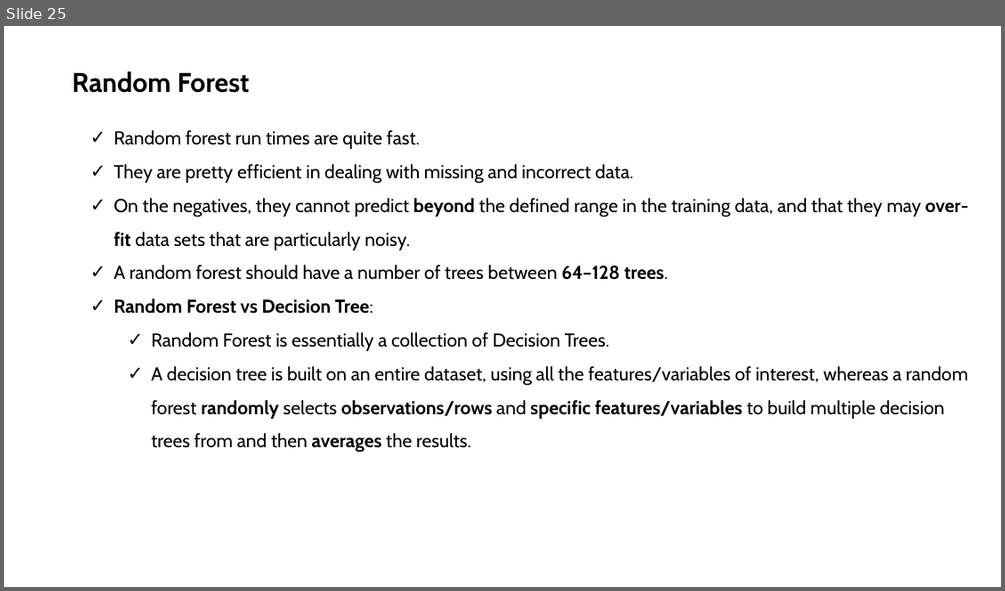
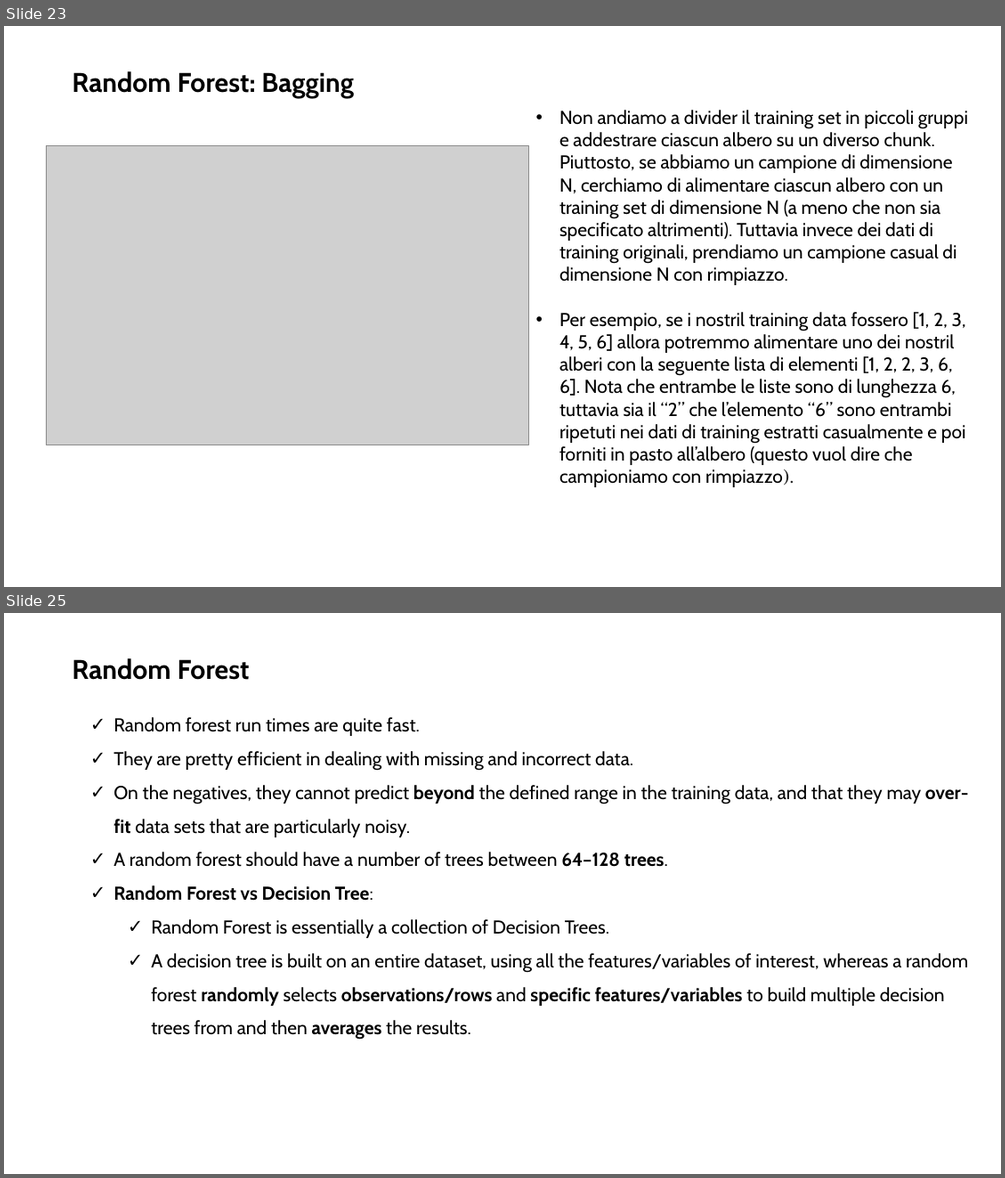
Before and after one commit to neural1977/data_science_interview_material, a slide deck: Machine_Learning/Machine Learning Alberi di Decisione e Random Forest_ita.pptx. Shown one above the other, each under a label of ours: slide 25 before the commit, slides 23 and 25 after it; the slides between them are not shown. The pictures are 1005x591 and 1005x1178 pixels, drawn with LibreOffice and Linux fonts; fonts in the diff are those of the drawing; grey boxes stand for pictures. Boxes give left, top, right and bottom in pixels: in the first picture for what was removed or moved away, otherwise in the second. Text is boxed around its words. In the diff, an @@ line names an element or a change of style, - is before the commit and + after.

```diff
--- a/Machine_Learning/Machine Learning Alberi di Decisione e Random Forest_ita.pptx
+++ b/Machine_Learning/Machine Learning Alberi di Decisione e Random Forest_ita.pptx
@@ slide 23 added at [4,26,1001,587], background #FFFFFF @@
@@ text added at [72,71,354,98], 26 pt, text #000000, bold @@
+Random Forest: Bagging
@@ text added at [559,110,968,487], 18 pt, text #000000 @@
+• Non andiamo a divider il training set in piccoli gruppi e addestrare ciascun albero su un diverso chunk. Piuttosto, se abbiamo un campione di dimensione N, cerchiamo di alimentare ciascun albero con un training set di dimensione N (a meno che non sia specificato altrimenti). Tuttavia invece dei dati di training originali, prendiamo un campione casual di dimensione N con rimpiazzo.
+• Per esempio, se i nostril training data fossero [1, 2, 3, 4, 5, 6] allora potremmo alimentare uno dei nostril alberi con la seguente lista di elementi [1, 2, 2, 3, 6, 6]. Nota che entrambe le liste sono di lunghezza 6, tuttavia sia il “2” che l’elemento “6” sono entrambi ripetuti nei dati di training estratti casualmente e poi forniti in pasto all’albero (questo vuol dire che campioniamo con rimpiazzo).
@@ picture added at [46,145,529,445] @@
```
Also in this commit, not shown: 4 slides changed, 6 other slides added, 7 slides removed.
